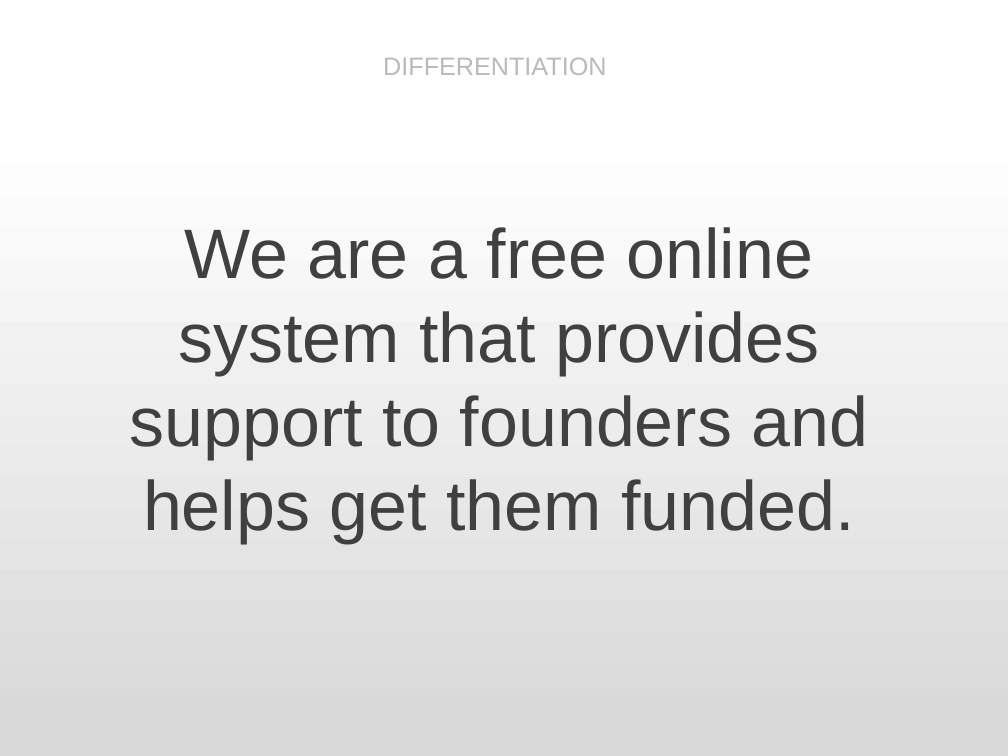
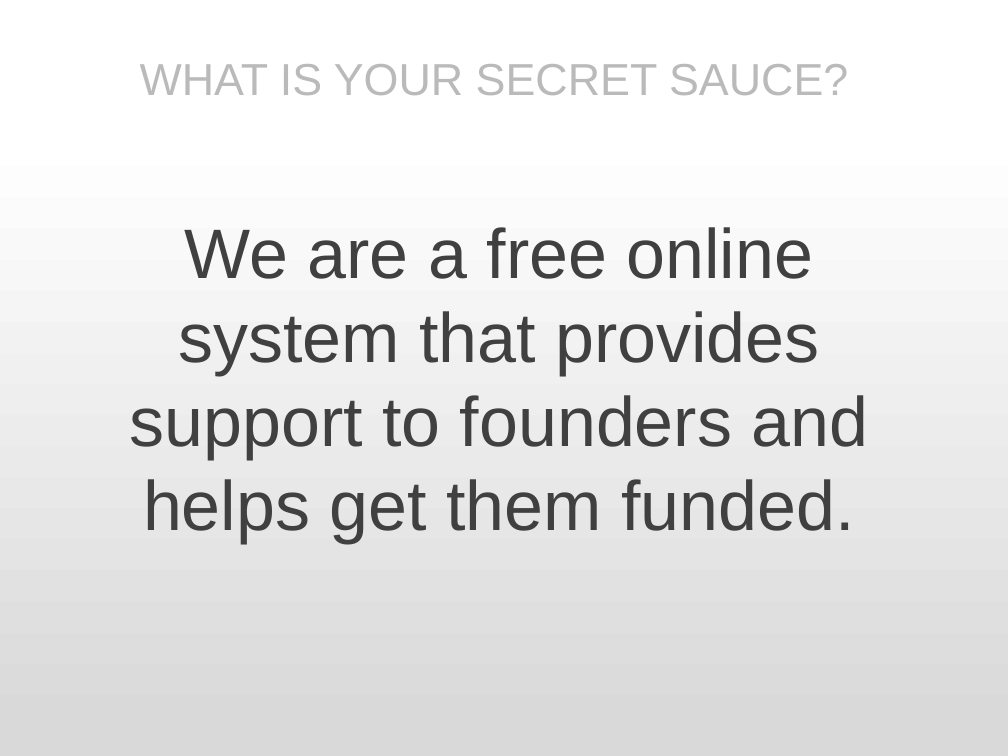
Before and after one commit to joemellin/nReduce, a slide deck: slide 4 of public/nreduce_stock_deck.pptx. Drawn at 1008x756 pixels with LibreOffice and Linux fonts; fonts in the diff are those of the drawing. Boxes give left, top, right and bottom in pixels: in the first picture for what was removed or moved away, otherwise in the second. Text is boxed around its words. In the diff, an @@ line names an element or a change of style, - is before the commit and + after.

```diff
--- a/public/nreduce_stock_deck.pptx
+++ b/public/nreduce_stock_deck.pptx
@@ text removed at (383, 58, 606, 75) @@
-DIFFERENTIATION
@@ text added at (140, 64, 848, 95), 32 pt, text #BABABA @@
+WHAT IS YOUR SECRET SAUCE?
```
Also in this commit, not shown: 3 other slides changed.
